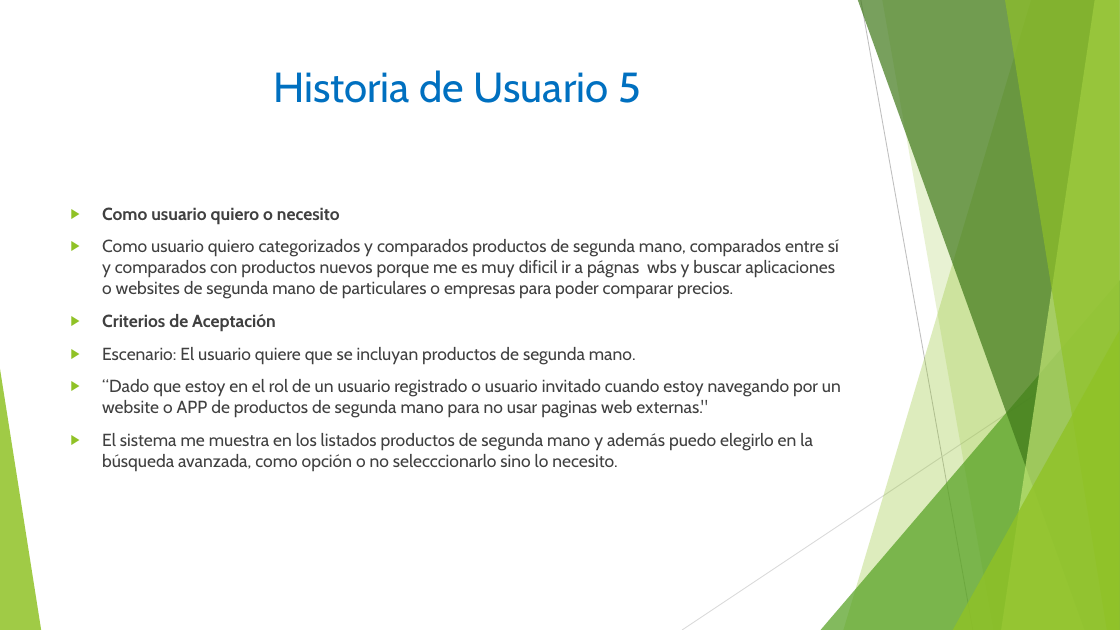
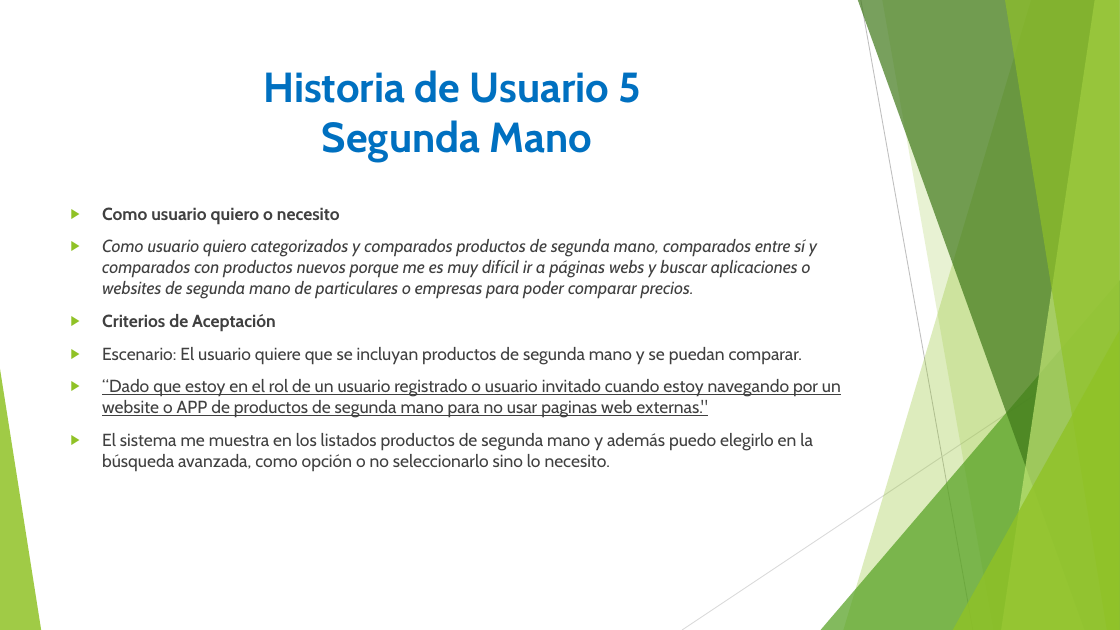
Before and after one commit to Eugenio199226/Ahorrando-Ando, a slide deck: slide 6 of Documentacion/historias de usuario/Criterios de Aceptación/Criterios de Aceptación.pptx. Drawn at 1120x630 pixels with LibreOffice and Linux fonts; fonts in the diff are those of the drawing. Boxes give left, top, right and bottom in pixels: in the first picture for what was removed or moved away, otherwise in the second. Text is boxed around its words. In the diff, an @@ line names an element or a change of style, - is before the commit and + after.

```diff
--- a/Documentacion/historias de usuario/Criterios de Aceptación/Criterios de Aceptación.pptx
+++ b/Documentacion/historias de usuario/Criterios de Aceptación/Criterios de Aceptación.pptx
@@ title at box(263, 70, 642, 162): text changed; bold on @@
-Historia de Usuario 5
+Historia de Usuario 5
+Segunda Mano
@@ text at box(102, 239, 817, 299): text changed; italic on @@
-▶ Como usuario quiero categorizados y comparados productos de segunda mano, comparados entre sí y comparados con productos nuevos porque me es muy dificil ir a págnas wbs y buscar aplicaciones o websites de segunda mano de particulares o empresas para poder comparar precios.
+▶ Como usuario quiero categorizados y comparados productos de segunda mano, comparados entre sí y comparados con productos nuevos porque me es muy difícil ir a páginas webs y buscar aplicaciones o websites de segunda mano de particulares o empresas para poder comparar precios.
@@ text at box(102, 347, 802, 364): text changed @@
-▶ Escenario: El usuario quiere que se incluyan productos de segunda mano.
+▶ Escenario: El usuario quiere que se incluyan productos de segunda mano y se puedan comparar.
@@ text at box(102, 379, 841, 418): underline on in "“Dado que estoy en el rol de ..." @@
@@ text at box(102, 433, 813, 471): text changed @@
-▶ El sistema me muestra en los listados productos de segunda mano y además puedo elegirlo en la búsqueda avanzada, como opción o no selecccionarlo sino lo necesito.
+▶ El sistema me muestra en los listados productos de segunda mano y además puedo elegirlo en la búsqueda avanzada, como opción o no seleccionarlo sino lo necesito.
```
Also in this commit, not shown: 7 other slides changed.
